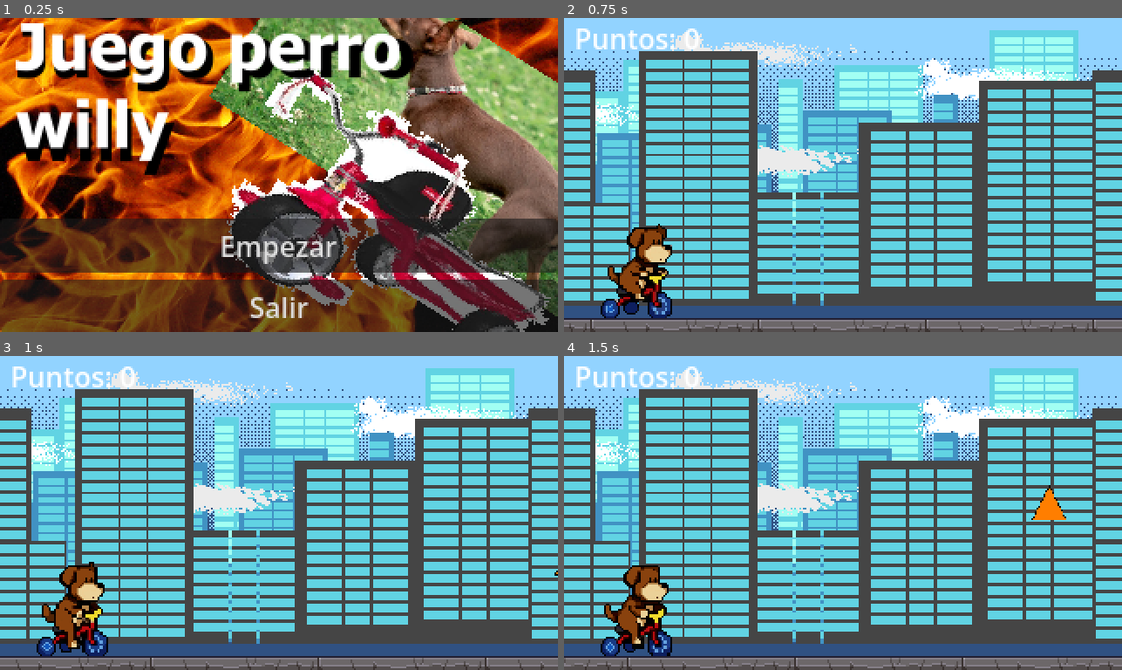
Above: before the commit, frames 1-4 (two rows, left to right).
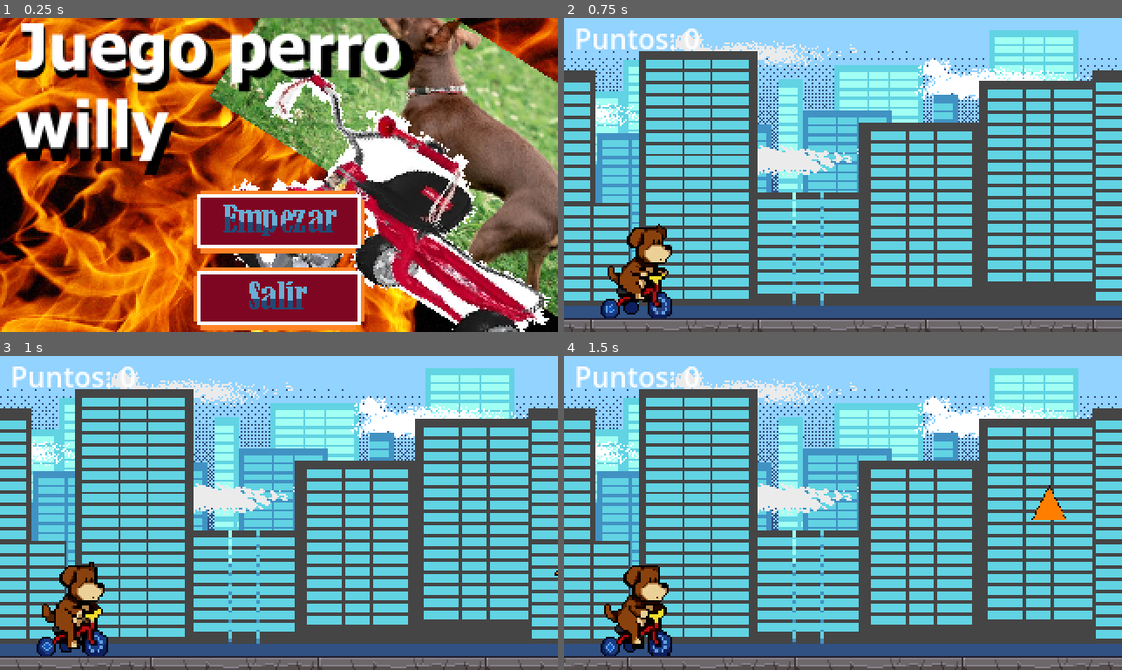
Above: after the commit, the same moments.

Repository: agusgonz/sideproject-gamejam
Game: Godot game, scene res://UI/MenuInicio.tscn
Same seed, same stepped clock (60 frames per second), same inputs: the game is played once before the commit and once after it.
Inputs (mouse positions are in pixels of both pictures, inside the frame that each line leads up to; where the layout moved, square brackets give the same spot in the first picture):
- Up to frame 1 (0.25 s): no input
- Up to frame 2 (0.75 s): click (843, 222) [843, 244] at 0.5 s
- Up to frame 3 (1 s): no input
- Up to frame 4 (1.5 s): tap Down (crouch) at 1.35 s

The runs differ from the first frame. In frame 1, 33% of the frame differs, in the area x 0-100%, y 55-100%; in frame 2, nothing differs; in frame 3, nothing differs; in frame 4, nothing differs.

Commit message:
added main menu button

Diff:
--- a/UI/MenuInicio.tscn
+++ b/UI/MenuInicio.tscn
@@ -2,6 +2,10 @@
 
 [ext_resource type="Script" uid="uid://cjq1i5r4nkeac" path="res://UI/menu_inicio.gd" id="1_ui4ye"]
 [ext_resource type="Texture2D" uid="uid://dvcy0tvyh6yis" path="res://UI/Sprite_Dog.png" id="2_bwfyo"]
+[ext_resource type="Texture2D" uid="uid://bgkgcs8nkr7dg" path="res://art/ui/Empezar Normal.png" id="3_8n7pk"]
+[ext_resource type="Texture2D" uid="uid://dth5snuj6qbfn" path="res://art/ui/Empezar Señalado(1).png" id="4_jyouo"]
+[ext_resource type="Texture2D" uid="uid://bie644ehvdhbe" path="res://art/ui/Salir Normalito.png" id="5_upxmm"]
+[ext_resource type="Texture2D" uid="uid://cajspln2d43vs" path="res://art/ui/Salir Señalado yippee.png" id="6_8upe1"]
 
 [node name="MenuInicio" type="Control" unique_id=69697496]
 layout_mode = 3
@@ -33,13 +37,18 @@
 grow_vertical = 0
 size_flags_vertical = 4
 
-[node name="BotonEmpezar" type="Button" parent="VBoxContainer" unique_id=1861238429]
+[node name="TextureButtonEmpezar" type="TextureButton" parent="VBoxContainer" unique_id=902755351]
 layout_mode = 2
-text = "Empezar"
+size_flags_horizontal = 4
+texture_normal = ExtResource("3_8n7pk")
+texture_hover = ExtResource("4_jyouo")
 
-[node name="BotonSalir" type="Button" parent="VBoxContainer" unique_id=762070659]
+[node name="TextureButtonSalir" type="TextureButton" parent="VBoxContainer" unique_id=2316857]
 layout_mode = 2
-text = "Salir"
+size_flags_horizontal = 4
+size_flags_vertical = 4
+texture_normal = ExtResource("5_upxmm")
+texture_hover = ExtResource("6_8upe1")
 
-[connection signal="pressed" from="VBoxContainer/BotonEmpezar" to="." method="_on_boton_empezar_pressed"]
-[connection signal="pressed" from="VBoxContainer/BotonSalir" to="." method="_on_boton_salir_pressed"]
+[connection signal="pressed" from="VBoxContainer/TextureButtonEmpezar" to="." method="_on_boton_empezar_pressed"]
+[connection signal="pressed" from="VBoxContainer/TextureButtonSalir" to="." method="_on_boton_salir_pressed"]
Binary file added: art/GrapeSoda.ttf
Not shown, added: art/GrapeSoda.ttf.import
Binary file added: art/Sprite_Cone.png
Not shown, added: art/Sprite_Cone.png.import
Binary file added: art/ui/Empezar Normal.png
Not shown, added: art/ui/Empezar Normal.png.import
Binary file added: art/ui/Empezar Señalado(1).png
Not shown, added: art/ui/Empezar Señalado(1).png.import
Binary file added: art/ui/Reintentar Normalito.png
Not shown, added: art/ui/Reintentar Normalito.png.import
Binary file added: art/ui/Reintentar Señalado.png
Not shown, added: art/ui/Reintentar Señalado.png.import
(and 4 more such lines)
